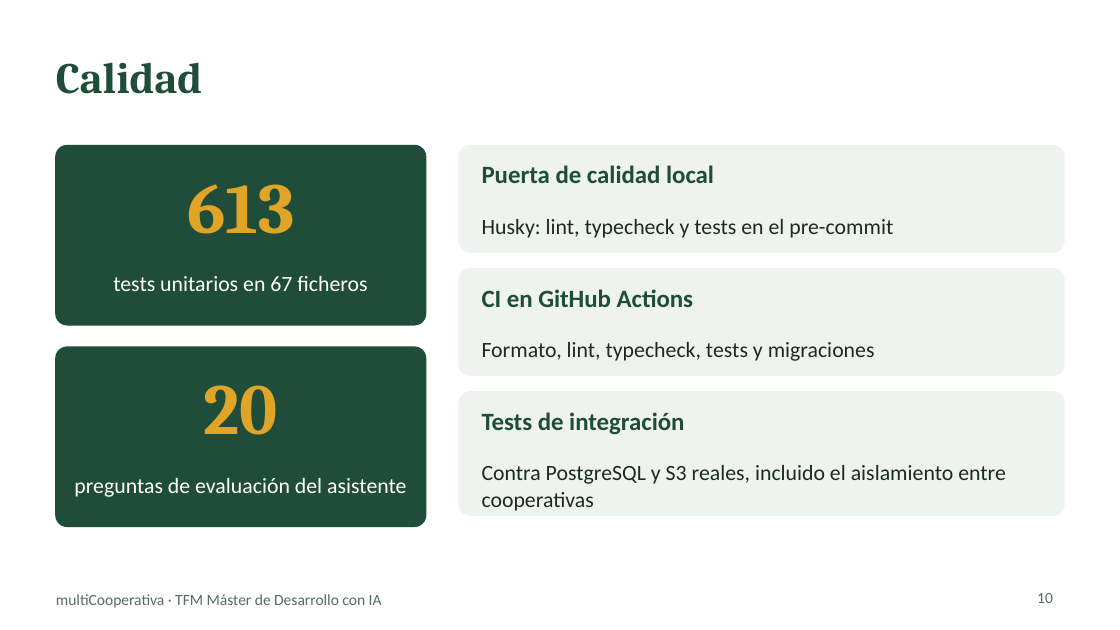
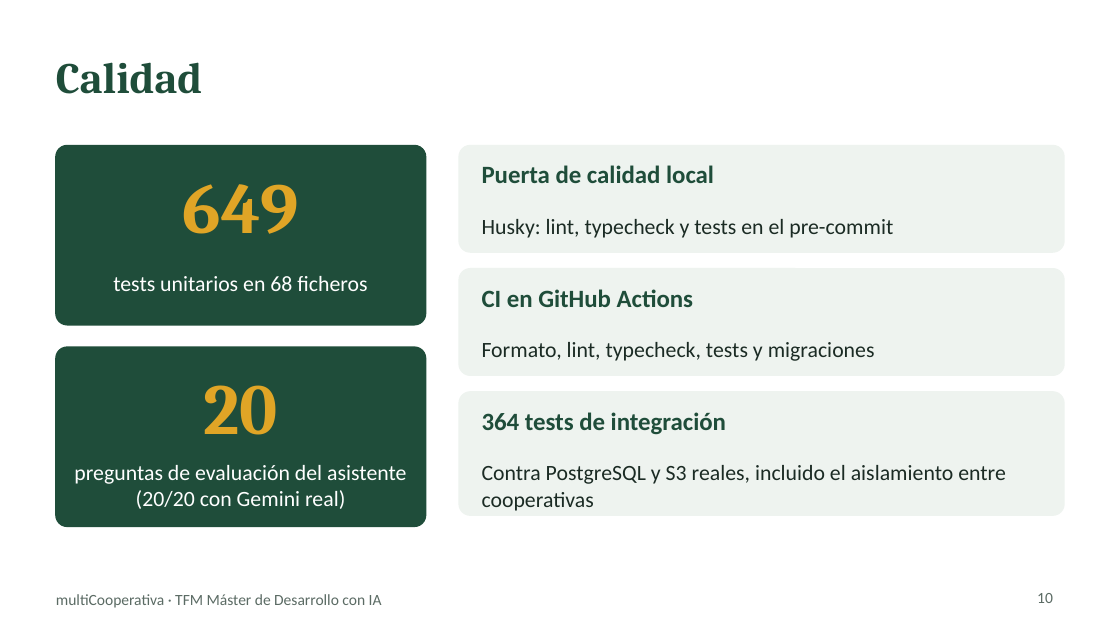
Before and after one commit to chaparro2001/multiCooperativa, a slide deck: slide 10 of docs/slides/multicooperativa-tfm.pptx. Drawn at 1120x630 pixels with LibreOffice and Linux fonts; fonts in the diff are those of the drawing. Boxes give left, top, right and bottom in pixels: in the first picture for what was removed or moved away, otherwise in the second. Text is boxed around its words. In the diff, an @@ line names an element or a change of style, - is before the commit and + after.

```diff
--- a/docs/slides/multicooperativa-tfm.pptx
+++ b/docs/slides/multicooperativa-tfm.pptx
@@ text at [183, 184, 299, 234]: text changed @@
-613
+649
@@ text at [113, 276, 367, 291]: text changed @@
-tests unitarios en 67 ficheros
+tests unitarios en 68 ficheros
@@ text at [482, 412, 726, 435]: text changed @@
-Tests de integración
+364 tests de integración
@@ text at [74, 465, 406, 509]: text changed @@
-preguntas de evaluación del asistente
+preguntas de evaluación del asistente (20/20 con Gemini real)
```
Also in this commit, not shown: 3 other slides changed, 3 other files.
